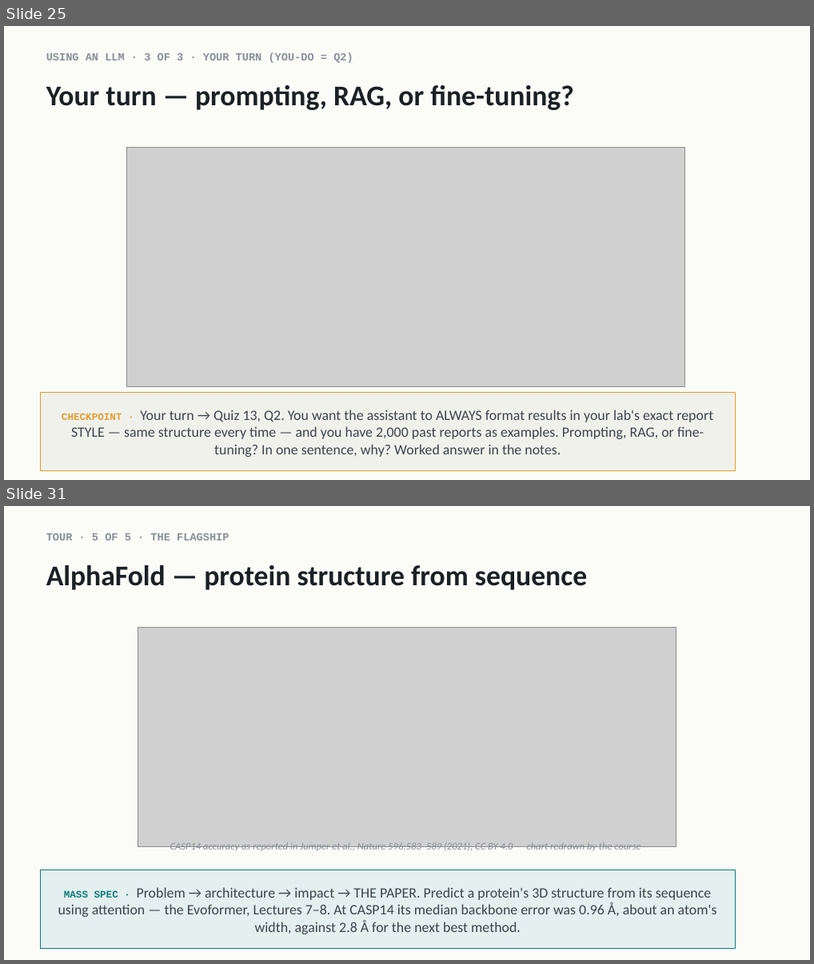
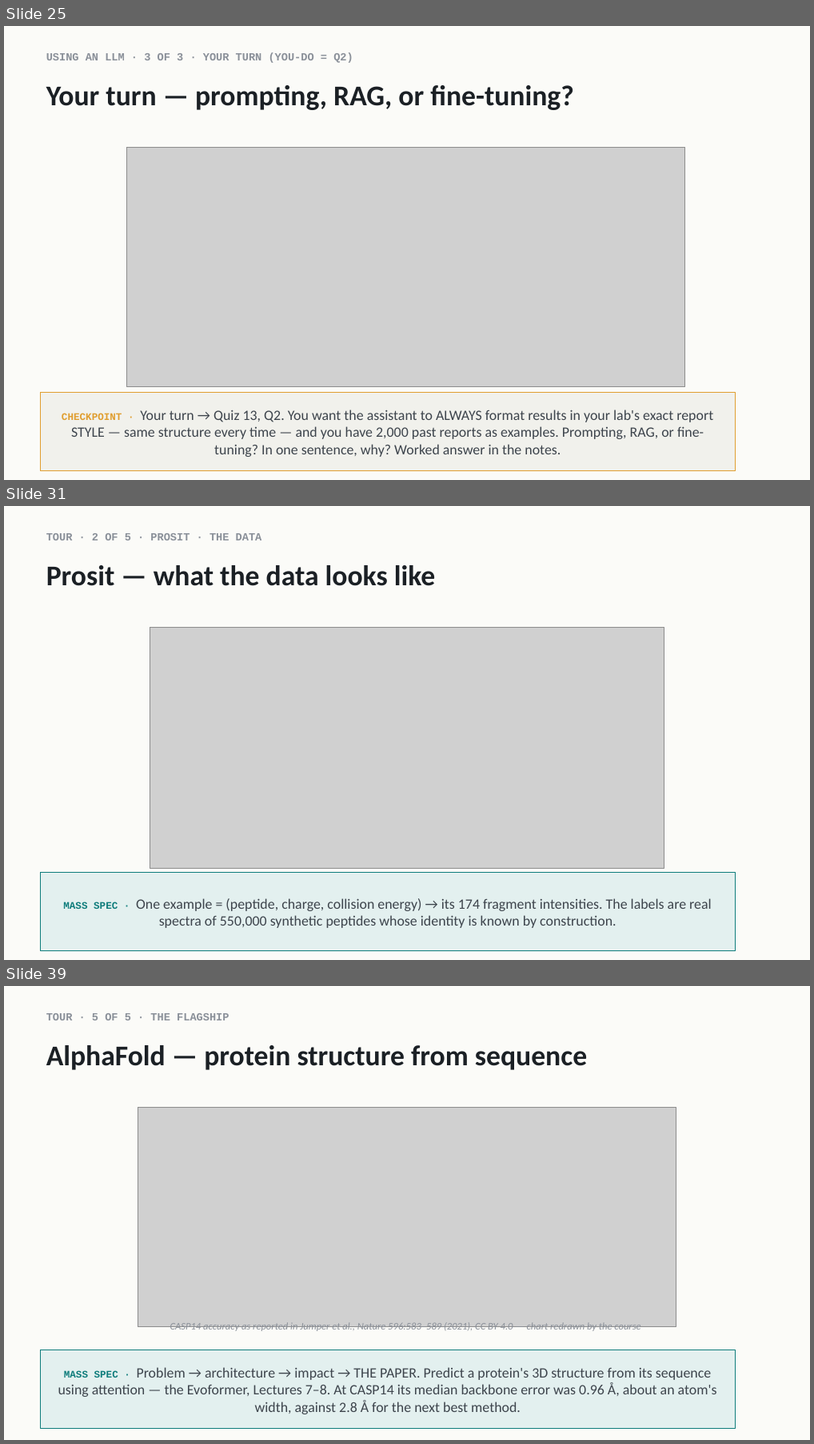
Before and after one commit to indigobio/msacl_dl_course, a slide deck: slides/pptx/lecture13_llms_landscape.pptx. Shown one above the other, each under a label of ours: slides 25 and 31 before the commit, slides 25, 31 and 39 after it; the slides between them are not shown. The pictures are 814x964 and 814x1444 pixels, drawn with LibreOffice and Linux fonts; fonts in the diff are those of the drawing; grey boxes stand for pictures. Boxes give left, top, right and bottom in pixels: in the first picture for what was removed or moved away, otherwise in the second. Text is boxed around its words. In the diff, an @@ line names an element or a change of style, - is before the commit and + after.

```diff
--- a/slides/pptx/lecture13_llms_landscape.pptx
+++ b/slides/pptx/lecture13_llms_landscape.pptx
@@ slide 31 added at [4, 506, 810, 960], background #FBFBF8 @@
@@ text added at [46, 533, 262, 540], 13 pt, text #8A9099, bold @@
+TOUR · 2 OF 5 · PROSIT · THE DATA
@@ text added at [46, 565, 436, 586], 34 pt, text #1B2025, bold @@
+Prosit — what the data looks like
@@ picture added at [150, 627, 666, 868] @@
@@ rectangle added at [40, 872, 736, 951], fill #E3F0EF, outline #0E7C7B 1 pt, 17 pt, text #3D444C @@
+MASS SPEC · One example = (peptide, charge, collision energy) → its 174 fragment intensities. The labels are real spectra of 550,000 synthetic peptides whose identity is known by construction.
@@ what was slide 31 is now slide 39 @@
```
Also in this commit, not shown: 7 slides changed, 9 other slides added, 3 other files.
